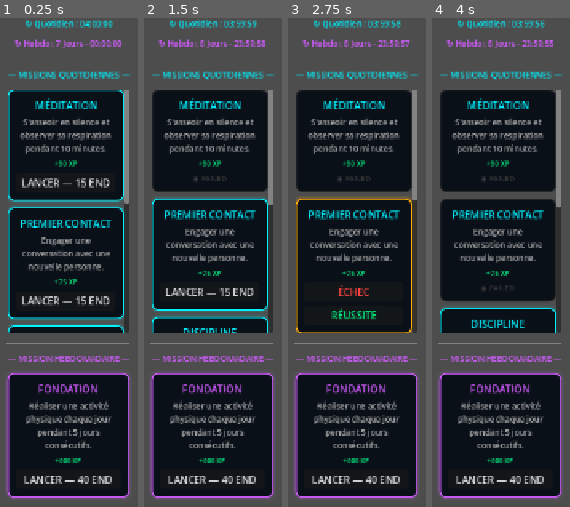
Above: before the commit, frames 1-4 (left to right).
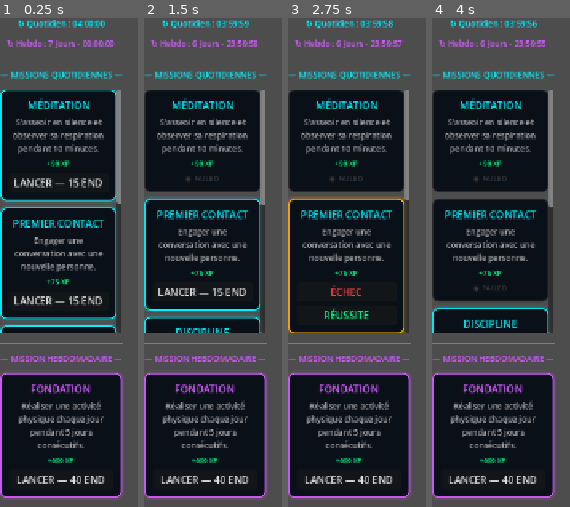
Above: after the commit, the same moments.

Repository: Argoht/Jeu
Game: Godot game, scene res://Scenes/MissionsUI.tscn
Same seed, same stepped clock (60 frames per second), same inputs: the game is played once before the commit and once after it.
Inputs:
- Up to frame 1 (0.25 s): no input
- Up to frame 2 (1.5 s): click "LANCER — 15 END" at 0.5 s; click "ÉCHEC" at 1.25 s
- Up to frame 3 (2.75 s): click "LANCER — 15 END" at 2 s
- Up to frame 4 (4 s): click "ÉCHEC" at 2.75 s; click "LANCER — 15 END" at 3.5 s

The runs differ from the first frame. In frame 1, 26% of the frame differs, in the area x 0-95%, y 0-99%; in frame 2, 25%; in frame 3, 25%; in frame 4, 24%.

Commit message:
fix: suppression double marge MissionsUI (GameZone en fournit déjà 15px)
https://claude.ai/code/session_019T2txxZBcmxeHzpZfuDRYS

Diff:
--- a/jeu/Scripts/MissionsUI.gd
+++ b/jeu/Scripts/MissionsUI.gd
@@ -7,9 +7,6 @@
 func _ready():
 	size_flags_horizontal = Control.SIZE_EXPAND_FILL
 	size_flags_vertical = Control.SIZE_EXPAND_FILL
-	add_theme_constant_override("margin_left", 12)
-	add_theme_constant_override("margin_right", 12)
-	add_theme_constant_override("margin_bottom", 20)
 
 	_main_vbox = VBoxContainer.new()
 	_main_vbox.size_flags_horizontal = Control.SIZE_EXPAND_FILL
